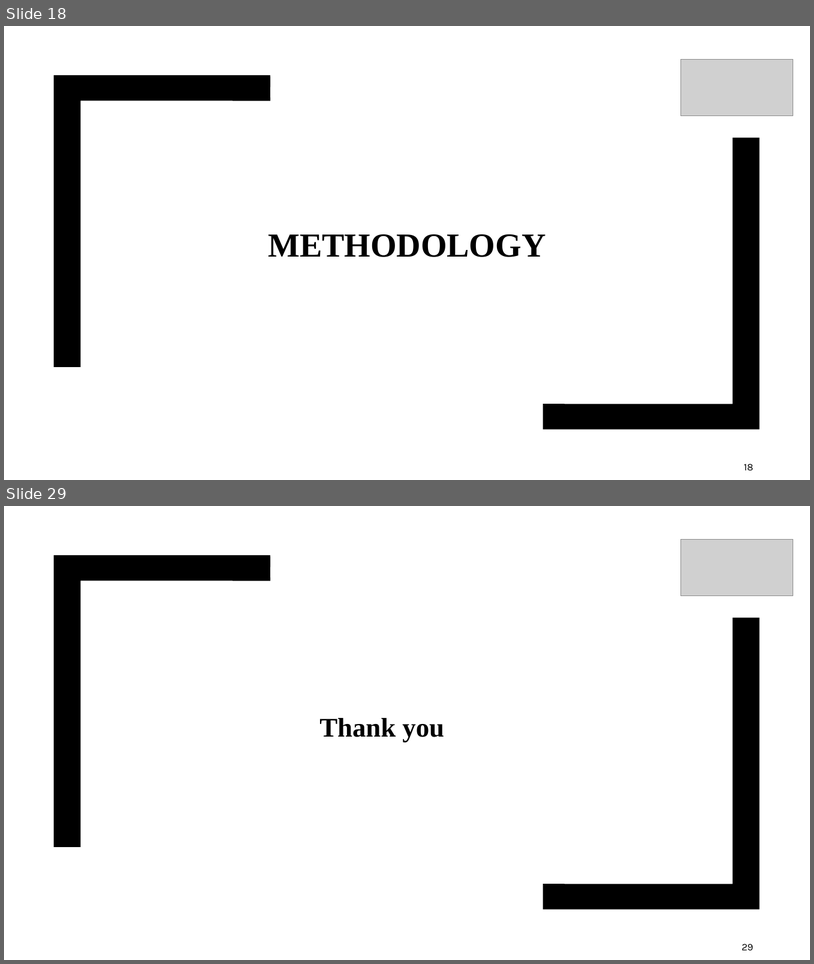
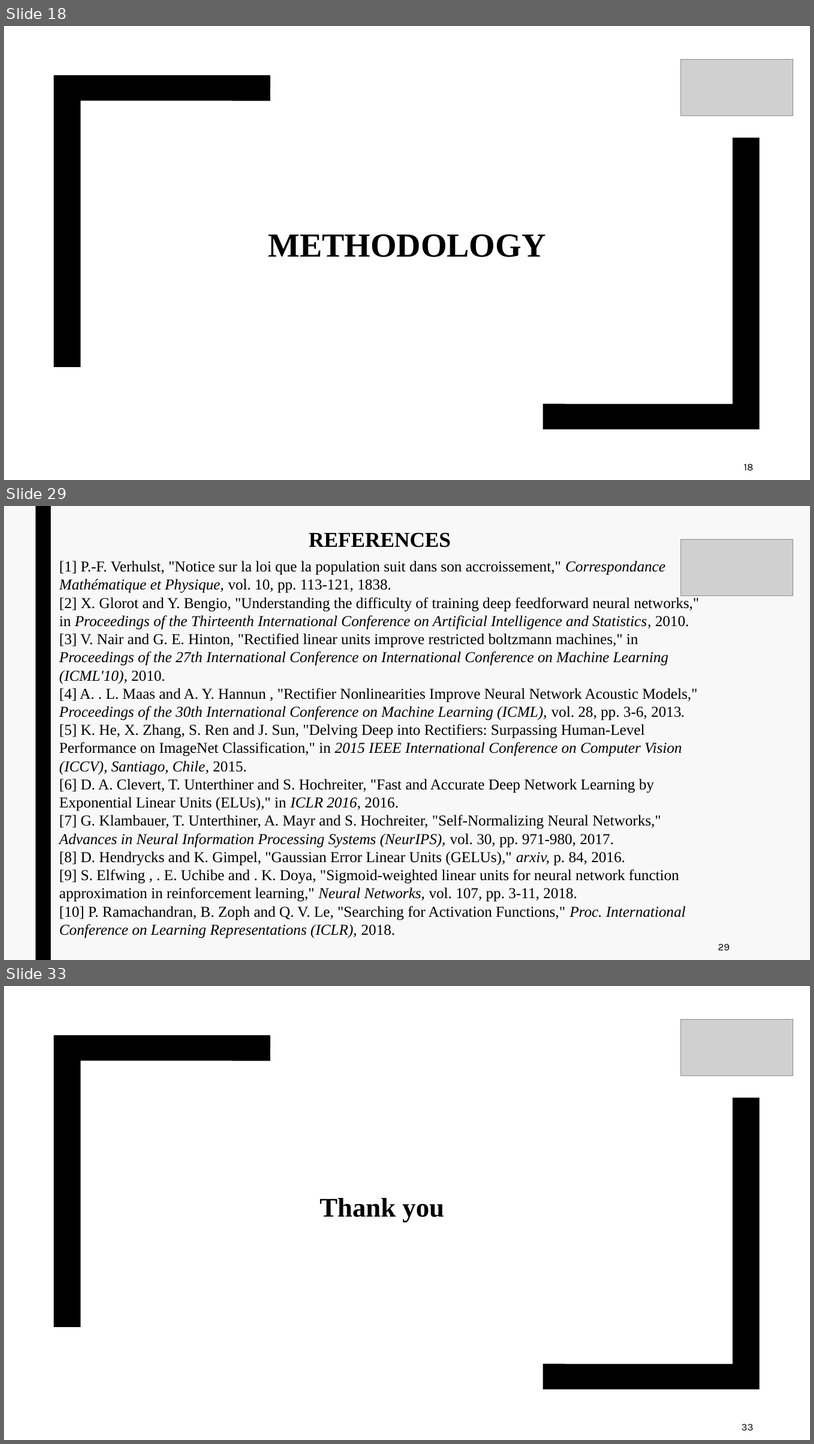
Before and after one commit to Umairnu/Research-Thesis-MS, a slide deck: Proposal and ppt/Tanhexp [Autosaved].pptx. Shown one above the other, each under a label of ours: slides 18 and 29 before the commit, slides 18, 29 and 33 after it; the slides between them are not shown. The pictures are 814x964 and 814x1444 pixels, drawn with LibreOffice and Linux fonts; fonts in the diff are those of the drawing; grey boxes stand for pictures. Boxes give left, top, right and bottom in pixels: in the first picture for what was removed or moved away, otherwise in the second. Text is boxed around its words. In the diff, an @@ line names an element or a change of style, - is before the commit and + after.

```diff
--- a/Proposal and ppt/Tanhexp [Autosaved].pptx
+++ b/Proposal and ppt/Tanhexp [Autosaved].pptx
@@ slide 29 added at [4,506,810,960], background #F8F8F8 @@
@@ rectangle added at [35,506,51,960], fill #000000 @@
@@ title added at [309,532,451,547], 25.2 pt, text #000000, bold @@
+REFERENCES
@@ picture added at [681,539,793,595] @@
@@ text added at [59,561,699,938], 18 pt, text #000000 @@
+[1] P.-F. Verhulst, "Notice sur la loi que la population suit dans son accroissement," Correspondance Mathématique et Physique, vol. 10, pp. 113-121, 1838.
+[2] X. Glorot and Y. Bengio, "Understanding the difficulty of training deep feedforward neural networks," in Proceedings of the Thirteenth International Conference on Artificial Intelligence and Statistics, 2010.
+[3] V. Nair and G. E. Hinton, "Rectified linear units improve restricted boltzmann machines," in Proceedings of the 27th International Conference on International Conference on Machine Learning (ICML'10), 2010.
+[4] A. . L. Maas and A. Y. Hannun , "Rectifier Nonlinearities Improve Neural Network Acoustic Models," Proceedings of the 30th International Conference on Machine Learning (ICML), vol. 28, pp. 3-6, 2013.
+[5] K. He, X. Zhang, S. Ren and J. Sun, "Delving Deep into Rectifiers: Surpassing Human-Level Performance on ImageNet Classification," in 2015 IEEE International Conference on Computer Vision (ICCV), Santiago, Chile, 2015.
+[6] D. A. Clevert, T. Unterthiner and S. Hochreiter, "Fast and Accurate Deep Network Learning by Exponential Linear Units (ELUs)," in ICLR 2016, 2016.
+[7] G. Klambauer, T. Unterthiner, A. Mayr and S. Hochreiter, "Self-Normalizing Neural Networks," Advances in Neural Information Processing Systems (NeurIPS), vol. 30, pp. 971-980, 2017.
+[8] D. Hendrycks and K. Gimpel, "Gaussian Error Linear Units (GELUs)," arxiv, p. 84, 2016.
+[9] S. Elfwing , . E. Uchibe and . K. Doya, "Sigmoid-weighted linear units for neural network function approximation in reinforcement learning," Neural Networks, vol. 107, pp. 3-11, 2018.
+[10] P. Ramachandran, B. Zoph and Q. V. Le, "Searching for Activation Functions," Proc. International Conference on Learning Representations (ICLR), 2018.
@@ page number added at [719,943,730,950], 12 pt, text #000000 @@
+29
@@ what was slide 29 is now slide 33 @@
@@ page number at [742,1423,754,1431]: text changed @@
-29
+33
```
Also in this commit, not shown: 15 slides changed, 11 other slides added, 8 slides removed, 3 other files.
